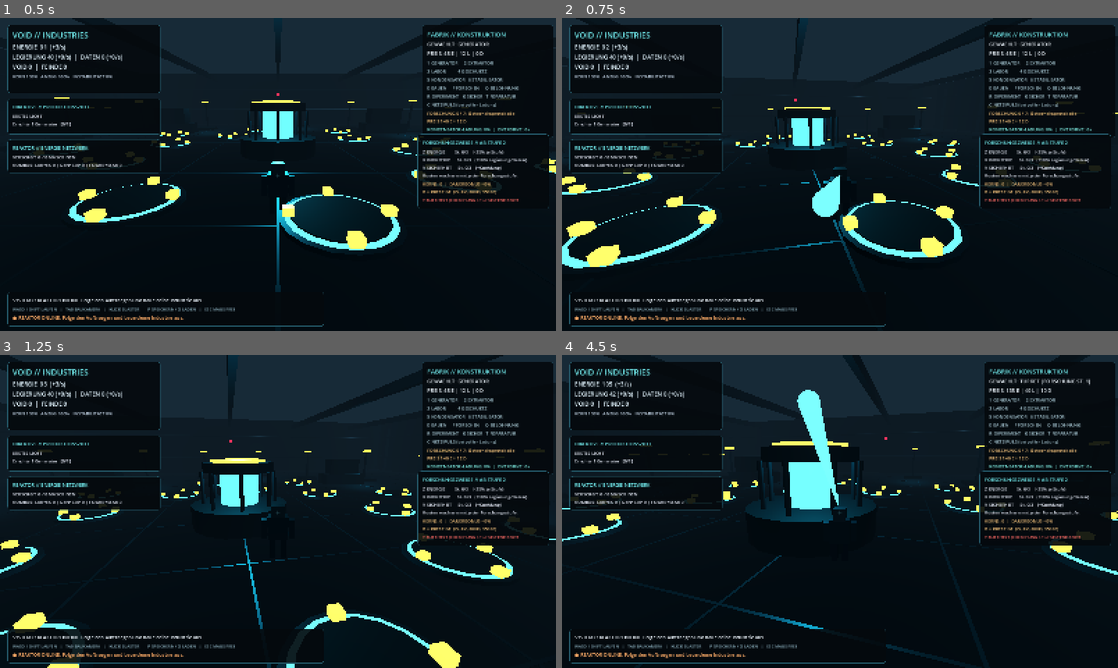
Above: before the commit, frames 1-4 (two rows, left to right).
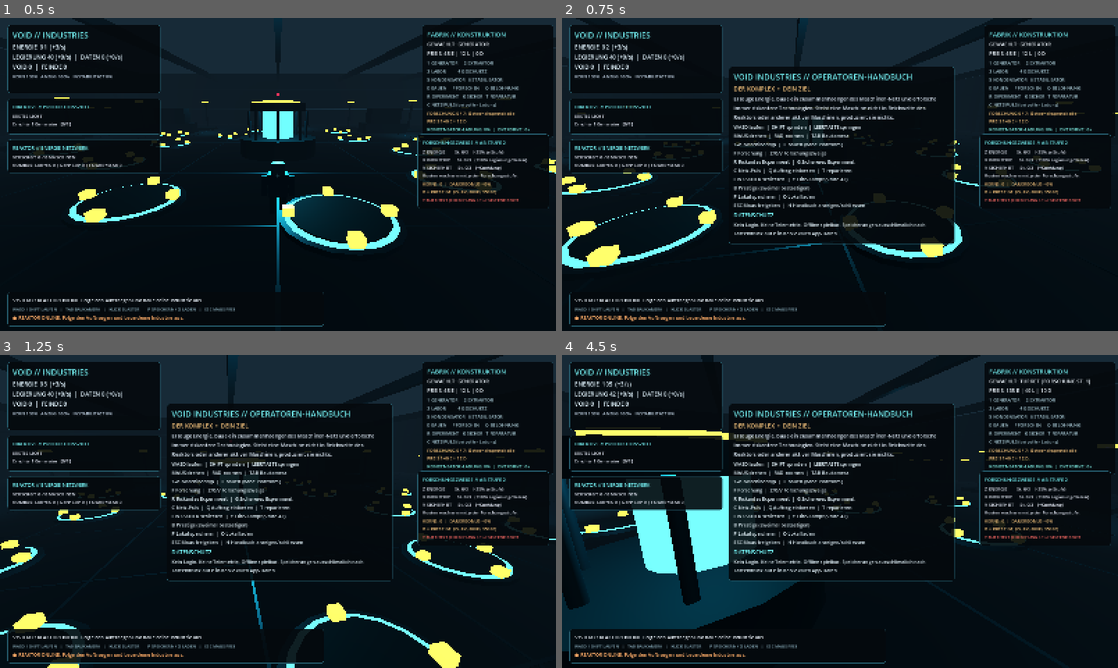
Above: after the commit, the same moments.

Repository: Lizziies/Chatgpt-in-chat-GPT-6-Hoch-Game
Game: Godot game, scene res://scenes/main.tscn
The game is run twice, just before and just after one commit, with the same random seed, the same clock (stepped at 60 frames per second) and the same inputs.
Inputs (mouse positions are in pixels of both pictures, inside the frame that each line leads up to):
- Up to frame 1 (0.5 s): no input
- Up to frame 2 (0.75 s): tap Enter at 0.5 s; move the mouse to (867, 174) at 0.52 s; hold W from 0.53 s (still down); tap H at 0.6 s; click (867, 174) at 0.67 s
- Up to frame 3 (1.25 s): keep holding W; tap Space at 0.77 s
- Up to frame 4 (4.5 s): keep holding W; move the mouse to (812, 511) at 1.27 s; tap H at 1.35, 2.3, 3.05, 3.8 s; click (812, 511) at 1.42 s; tap Space at 1.52, 3.02, 3.77 s; move the mouse to (851, 505) at 2.02 s; tap 1 at 2.1 s; click (851, 505) at 2.17 s; move the mouse to (834, 517) at 2.77 s; tap 2 at 2.85 s; click (834, 517) at 2.92 s; move the mouse to (878, 514) at 3.52 s; tap 3 at 3.6 s; click (878, 514) at 3.67 s; move the mouse to (795, 508) at 4.27 s; tap 4 at 4.35 s; click (795, 508) at 4.42 s

Frame 1 is identical in both runs. In frame 2, 8.0% of the frame differs, in the area x 30-71%, y 15-73%; in frame 3, 7.2%; in frame 4, 20%, in the area x 0-100%, y 0-100%.

Commit message:
ui: in-game operator handbook; security: disallow broad OS and filesystem access in gameplay

Diff:
--- a/scripts/hud.gd
+++ b/scripts/hud.gd
@@ -12,6 +12,7 @@
 var power_label: Label
 var specialty_label: Label
 var prestige_label: Label
+var help_panel: PanelContainer
 var vitals_label: Label
 var toast_label: Label
 var toast_timer: float = 0.0
@@ -67,6 +68,15 @@
 	crosshair.mouse_filter = Control.MOUSE_FILTER_IGNORE
 	root.add_child(crosshair)
 	toast_label = _label(bottom_box, "", 14, Color(1.0, 0.68, 0.41))
+	help_panel = _panel(root, Vector2(480, 140), Vector2(650, 510))
+	help_panel.visible = false
+	var help_box := _column(help_panel)
+	_label(help_box, "VOID INDUSTRIES // OPERATOREN-HANDBUCH", 23, Color(0.45, 0.93, 0.94))
+	_label(help_box, "DER KOMPLEX  •  DEIN ZIEL", 17, Color(0.97, 0.77, 0.49))
+	_label(help_box, "Erzeuge Energie, baue ein zusammenhaengendes Maschinen-Netz und erforsche immer riskantere Technologien. Steht eine Maschine nicht in Reichweite des Reaktors oder anderer aktiver Maschinen, produziert sie nichts.", 15, Color(0.89, 0.94, 0.99))
+	_label(help_box, "WASD laufen  |  SHIFT sprinten  |  LEERTASTE springen\nMAUS drehen  |  RAD zoomen  |  TAB Baukamera\n1–6 Maschinentyp  |  E bauen (nahe Plattform)\nF Forschung  |  Z/X/V Forschungszweige\nR Riskantes Experiment  |  G Sichereres Experiment\nC Netz-Puls  |  Q Auftrag einloesen  |  T reparieren\nLINKSKLICK schiessen  |  Y Elite-Kampf (Stufe 4+)\nB Prestige (zweimal bestaetigen)\nP Lokal speichern  |  O Lokal laden\nESC Maus freigeben  |  H Handbuch anzeigen/schliessen", 14, Color(0.87, 0.93, 0.96))
+	_label(help_box, "DATENSCHUTZ", 16, Color(0.45, 0.93, 0.94))
+	_label(help_box, "Kein Login. Keine Telemetrie. Offline spielbar. Speicherungen ausschliesslich nach Tastendruck auf P in den lokalen App-Daten.", 14, Color(0.87, 0.93, 0.96))
 
 func _panel(parent: Control, offset: Vector2, dims: Vector2, align_right: bool = false, align_bottom: bool = false) -> PanelContainer:
 	var panel := PanelContainer.new()
@@ -107,6 +117,10 @@
 	l.autowrap_mode = TextServer.AUTOWRAP_WORD_SMART
 	parent.add_child(l)
 	return l
+
+func toggle_help() -> void:
+	help_panel.visible = not help_panel.visible
+	Input.mouse_mode = Input.MOUSE_MODE_VISIBLE if help_panel.visible else Input.MOUSE_MODE_CAPTURED
 
 func refresh(state: IndustryState, player_health: float, selected: String, enemy_count: int, connected_count: int) -> void:
 	var production: Dictionary = state.get_production()
--- a/scripts/main.gd
+++ b/scripts/main.gd
@@ -339,6 +339,7 @@
 		KEY_V: state.upgrade_branch("containment")
 		KEY_B: _try_prestige()
 		KEY_Y: _try_elite_trial()
+		KEY_H: hud.toggle_help()
 		KEY_T: state.repair_core()
 		KEY_P: _save_game()
 		KEY_O: _load_game()
Not shown, changed: tests/privacy_check.py
